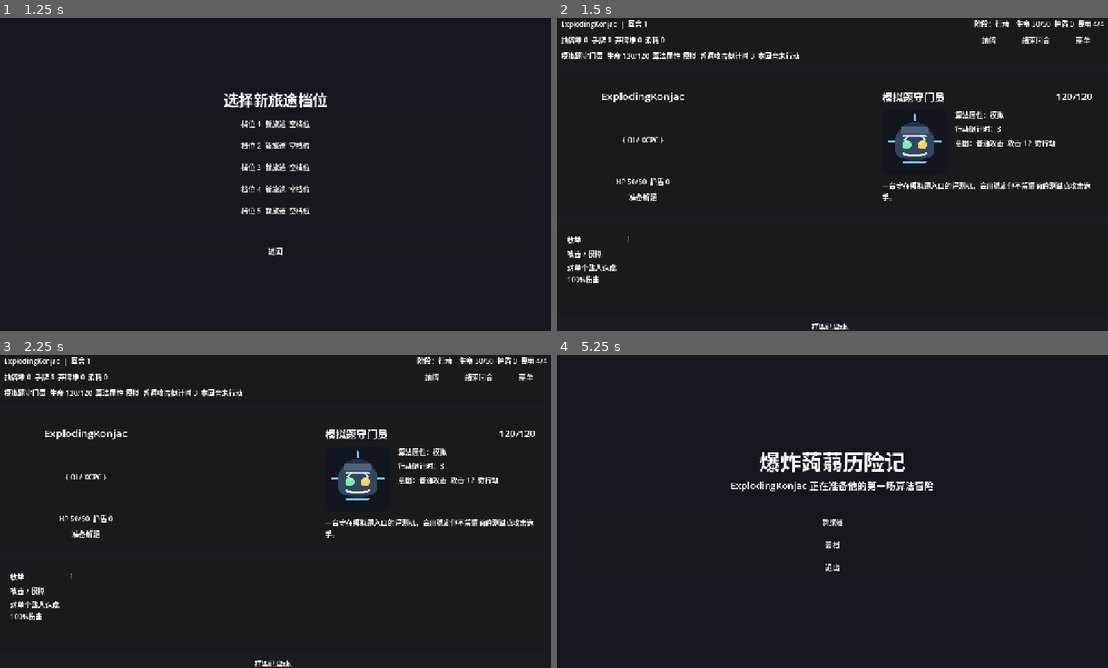
Above: before the commit, frames 1-4 (two rows, left to right).
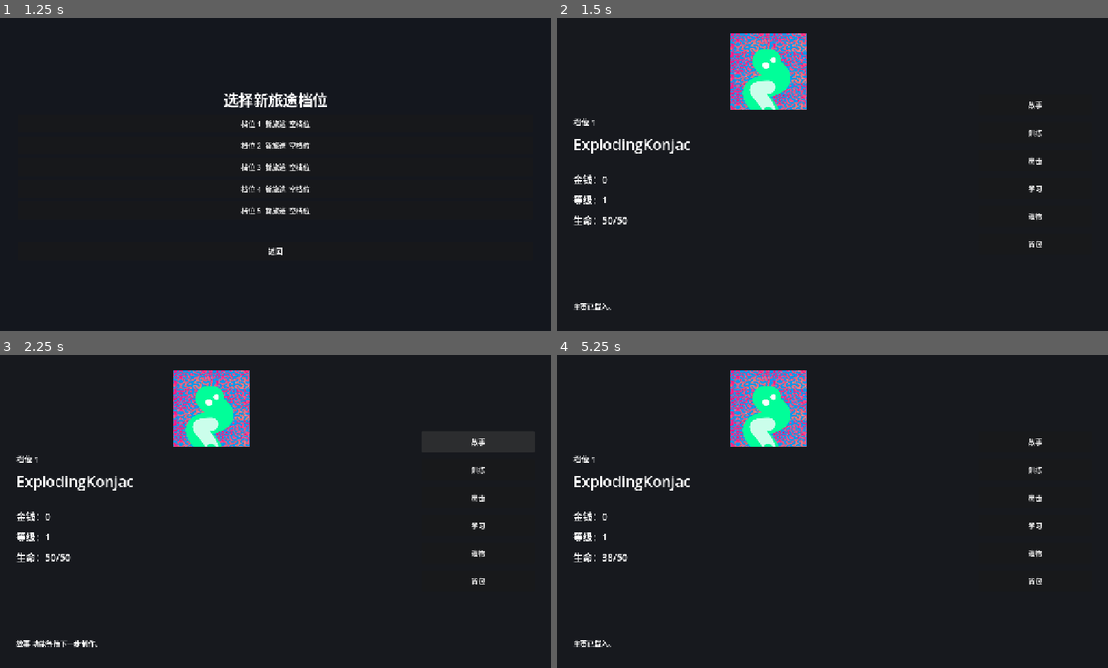
Above: after the commit, the same moments.

Repository: y38501148-max/EK-adventure
Game: Godot game, scene res://scenes/main/Main.tscn
Two runs of this game, one before a commit and one after it. Both use one fixed random seed, a clock stepped at 60 frames per second and the inputs below.
Inputs (mouse positions are in pixels of both pictures, inside the frame that each line leads up to):
- Up to frame 1 (1.25 s): click "新旅途" at 0.5 s
- Up to frame 2 (1.5 s): click "档位 1 新旅途 空档位" at 1.25 s
- Up to frame 3 (2.25 s): click (479, 442) at 2 s, where only the run after the commit has a clickable "故事"
- Up to frame 4 (5.25 s): click (1036, 470) at 2.75 s, where only the run after the commit has a clickable "训练"; click "抽牌" at 3.5 s; click "结束回合" at 4.25 s; click "菜单" at 5 s

Frame 1 is identical in both runs. In frame 2, 8.7% of the frame differs, in the area x 0-100%, y 0-100%; in frame 3, 8.8%; in frame 4, 6.2%.

Commit message:
Add home hub and targeted card drops

Diff:
--- a/scenes/game/GameRoot.tscn
+++ b/scenes/game/GameRoot.tscn
@@ -62,7 +62,13 @@
 layout_mode = 2
 size_flags_horizontal = 3
 
-[node name="MonsterView" parent="Root/EncounterArea/EncounterMargin/Battlefield" instance=ExtResource("4_monster_view")]
+[node name="EnemyArea" type="HBoxContainer" parent="Root/EncounterArea/EncounterMargin/Battlefield"]
+layout_mode = 2
+size_flags_horizontal = 3
+theme_override_constants/separation = 24
+alignment = 1
+
+[node name="MonsterView" parent="Root/EncounterArea/EncounterMargin/Battlefield/EnemyArea" instance=ExtResource("4_monster_view")]
 layout_mode = 2
 
 [node name="HandPanel" type="PanelContainer" parent="Root"]
--- /dev/null
+++ b/scenes/home/HomeRoot.tscn
@@ -0,0 +1,131 @@
+[gd_scene load_steps=3 format=3 uid="uid://home_root_exploding_konjac"]
+
+[ext_resource type="Script" path="res://scripts/ui/HomeRoot.gd" id="1_home_root"]
+[ext_resource type="Texture2D" path="res://image.png" id="2_avatar"]
+
+[node name="HomeRoot" type="Control"]
+layout_mode = 3
+anchors_preset = 15
+anchor_right = 1.0
+anchor_bottom = 1.0
+grow_horizontal = 2
+grow_vertical = 2
+script = ExtResource("1_home_root")
+
+[node name="Background" type="ColorRect" parent="."]
+layout_mode = 1
+anchors_preset = 15
+anchor_right = 1.0
+anchor_bottom = 1.0
+grow_horizontal = 2
+grow_vertical = 2
+color = Color(0.09, 0.1, 0.12, 1)
+
+[node name="Root" type="MarginContainer" parent="."]
+layout_mode = 1
+anchors_preset = 15
+anchor_right = 1.0
+anchor_bottom = 1.0
+grow_horizontal = 2
+grow_vertical = 2
+theme_override_constants/margin_left = 44
+theme_override_constants/margin_top = 36
+theme_override_constants/margin_right = 44
+theme_override_constants/margin_bottom = 36
+
+[node name="Columns" type="HBoxContainer" parent="Root"]
+layout_mode = 2
+theme_override_constants/separation = 36
+
+[node name="InfoColumn" type="VBoxContainer" parent="Root/Columns"]
+layout_mode = 2
+size_flags_horizontal = 3
+theme_override_constants/separation = 14
+
+[node name="Avatar" type="TextureRect" parent="Root/Columns/InfoColumn"]
+custom_minimum_size = Vector2(176, 176)
+layout_mode = 2
+texture = ExtResource("2_avatar")
+expand_mode = 1
+stretch_mode = 5
+
+[node name="SlotLabel" type="Label" parent="Root/Columns/InfoColumn" unique_name_in_owner=true]
+layout_mode = 2
+theme_override_font_sizes/font_size = 18
+text = "档位 1"
+
+[node name="HeroLabel" type="Label" parent="Root/Columns/InfoColumn" unique_name_in_owner=true]
+layout_mode = 2
+theme_override_font_sizes/font_size = 34
+text = "ExplodingKonjac"
+
+[node name="InfoSpacer" type="Control" parent="Root/Columns/InfoColumn"]
+custom_minimum_size = Vector2(0, 12)
+layout_mode = 2
+
+[node name="GoldLabel" type="Label" parent="Root/Columns/InfoColumn" unique_name_in_owner=true]
+layout_mode = 2
+theme_override_font_sizes/font_size = 22
+text = "金钱：0"
+
+[node name="LevelLabel" type="Label" parent="Root/Columns/InfoColumn" unique_name_in_owner=true]
+layout_mode = 2
+theme_override_font_sizes/font_size = 22
+text = "等级：1"
+
+[node name="HealthLabel" type="Label" parent="Root/Columns/InfoColumn" unique_name_in_owner=true]
+layout_mode = 2
+theme_override_font_sizes/font_size = 22
+text = "生命：50/50"
+
+[node name="Fill" type="Control" parent="Root/Columns/InfoColumn"]
+layout_mode = 2
+size_flags_vertical = 3
+
+[node name="StatusLabel" type="Label" parent="Root/Columns/InfoColumn" unique_name_in_owner=true]
+custom_minimum_size = Vector2(0, 32)
+layout_mode = 2
+text = "主页已载入。"
+
+[node name="ActionColumn" type="VBoxContainer" parent="Root/Columns"]
+custom_minimum_size = Vector2(260, 0)
+layout_mode = 2
+theme_override_constants/separation = 14
+alignment = 1
+
+[node name="StoryButton" type="Button" parent="Root/Columns/ActionColumn"]
+custom_minimum_size = Vector2(240, 50)
+layout_mode = 2
+text = "故事"
+
+[node name="TrainingButton" type="Button" parent="Root/Columns/ActionColumn"]
+custom_minimum_size = Vector2(240, 50)
+layout_mode = 2
+text = "训练"
+
+[node name="SortieButton" type="Button" parent="Root/Columns/ActionColumn"]
+custom_minimum_size = Vector2(240, 50)
+layout_mode = 2
+text = "出击"
+
+[node name="StudyButton" type="Button" parent="Root/Columns/ActionColumn"]
+custom_minimum_size = Vector2(240, 50)
+layout_mode = 2
+text = "学习"
+
+[node name="RelicButton" type="Button" parent="Root/Columns/ActionColumn"]
+custom_minimum_size = Vector2(240, 50)
+layout_mode = 2
+text = "遗物"
+
+[node name="BagButton" type="Button" parent="Root/Columns/ActionColumn"]
+custom_minimum_size = Vector2(240, 50)
+layout_mode = 2
+text = "背包"
+
+[connection signal="pressed" from="Root/Columns/ActionColumn/StoryButton" to="." method="_on_story_button_pressed"]
+[connection signal="pressed" from="Root/Columns/ActionColumn/TrainingButton" to="." method="_on_training_button_pressed"]
+[connection signal="pressed" from="Root/Columns/ActionColumn/SortieButton" to="." method="_on_sortie_button_pressed"]
+[connection signal="pressed" from="Root/Columns/ActionColumn/StudyButton" to="." method="_on_study_button_pressed"]
+[connection signal="pressed" from="Root/Columns/ActionColumn/RelicButton" to="." method="_on_relic_button_pressed"]
+[connection signal="pressed" from="Root/Columns/ActionColumn/BagButton" to="." method="_on_bag_button_pressed"]
--- a/scripts/app/SaveManager.gd
+++ b/scripts/app/SaveManager.gd
@@ -49,7 +49,11 @@
 	return {
 		"slot": slot,
 		"has_save": true,
-		"title": "档位 %d  回合 %d" % [slot, int(state.get("turn", 0))],
+		"title": "档位 %d  等级 %d  金钱 %d" % [
+			slot,
+			int(state.get("level", 1)),
+			int(state.get("gold", 0))
+		],
 		"detail": "%s  生命 %d/%d  %s" % [
 			str(envelope.get("saved_at_text", "")),
 			int(state.get("player_health", 0)),
--- a/scripts/data/CardEffect.gd
+++ b/scripts/data/CardEffect.gd
@@ -4,8 +4,8 @@
 @export var id: StringName
 @export_multiline var rules_text: String = ""
 
-func can_apply(_state: Variant, _source_id: int, _targets: Array[int]) -> bool:
+func can_apply(_state: Variant, _source_id: int, _targets: Array) -> bool:
 	return true
 
-func apply(_state: Variant, _source_id: int, _targets: Array[int]) -> void:
+func apply(_state: Variant, _source_id: int, _targets: Array) -> void:
 	pass
--- a/scripts/data/RunConfig.gd
+++ b/scripts/data/RunConfig.gd
@@ -7,7 +7,11 @@
 @export var starting_energy: int = 4
 @export var base_attack: int = 15
 @export var base_block: int = 10
+@export var starting_gold: int = 0
+@export var starting_level: int = 1
 @export var starting_deck: Array[Resource] = []
+@export var encounter_id: StringName = &"default"
+@export var victory_gold_reward: int = 0
 @export var enemy_name: String = "样例评测机"
 @export var enemy_health: int = 120
 @export var enemy_algorithm_attribute: StringName = &"模拟"
--- a/scripts/game/GameRoot.gd
+++ b/scripts/game/GameRoot.gd
@@ -11,18 +11,20 @@
 
 @onready var hud := $Root/Hud
 @onready var player_view := $Root/EncounterArea/EncounterMargin/Battlefield/PlayerView
-@onready var monster_view := $Root/EncounterArea/EncounterMargin/Battlefield/MonsterView
+@onready var monster_view := $Root/EncounterArea/EncounterMargin/Battlefield/EnemyArea/MonsterView
 @onready var hand_view := $Root/HandPanel/HandMargin/HandView
 @onready var log_label: Label = $Root/LogLabel
 
 var state := GameStateScript.new()
 var save_slot: int = 1
 var pending_snapshot: Dictionary = {}
+var pending_encounter_id: StringName = &"training_test"
 var autosave_enabled: bool = false
 
-func configure(slot: int, snapshot: Dictionary = {}) -> void:
+func configure(slot: int, snapshot: Dictionary = {}, encounter_id: StringName = &"training_test") -> void:
 	save_slot = clampi(slot, 1, SaveManager.SLOT_COUNT)
 	pending_snapshot = snapshot
+	pending_encounter_id = encounter_id
 
 func _ready() -> void:
 	state.state_changed.connect(_on_state_changed)
@@ -31,16 +33,21 @@
 	hud.end_turn_requested.connect(_on_end_turn_requested)
 	hud.return_to_menu_requested.connect(_on_return_to_menu_requested)
 	hand_view.card_selected.connect(_on_card_selected)
+	monster_view.card_dropped_on_enemy.connect(_on_card_dropped_on_enemy)
 
-	state.setup(_build_placeholder_config())
-	if pending_snapshot.is_empty():
+	if pending_encounter_id == &"resume" and not pending_snapshot.is_empty():
+		state.apply_snapshot(pending_snapshot)
+	else:
+		state.setup(_build_placeholder_config())
+		_apply_profile_from_snapshot(pending_snapshot)
 		state.begin_turn()
-	else:
-		state.apply_snapshot(pending_snapshot)
 	autosave_enabled = true
 	_on_state_changed()
 
 func _on_state_changed() -> void:
+	var reward := state.claim_victory_reward()
+	if reward > 0:
+		state.last_event_log += " 获得 %d 金钱。" % reward
 	hud.render(state)
 	player_view.render(state)
 	monster_view.render(state)
@@ -63,10 +70,19 @@
 		state.begin_turn()
 
 func _on_card_selected(card_id: int) -> void:
+	if state.card_requires_target(card_id):
+		_append_log("攻击牌需要拖动到敌人图片上释放。")
+		return
 	if state.play_card(card_id):
 		_append_log(state.last_event_log)
 	else:
 		_append_log("现在还不能打出卡牌 #%d。" % card_id)
+
+func _on_card_dropped_on_enemy(card_id: int, enemy_id: int) -> void:
+	if state.play_card(card_id, [enemy_id]):
+		_append_log(state.last_event_log)
+	else:
+		_append_log("现在还不能对敌人 #%d 打出卡牌 #%d。" % [enemy_id, card_id])
 
 func _on_return_to_menu_requested() -> void:
 	return_to_menu_requested.emit()
@@ -82,6 +98,10 @@
 	config.starting_energy = 4
 	config.base_attack = 15
 	config.base_block = 10
+	config.starting_gold = int(pending_snapshot.get("gold", 0))
+	config.starting_level = int(pending_snapshot.get("level", 1))
+	config.encounter_id = pending_encounter_id
+	config.victory_gold_reward = 100 if pending_encounter_id == &"training_test" else 0
 	var monster := MonsterMarkdownLoaderScript.load_first_monster()
 	config.enemy_name = monster.title
 	config.enemy_health = monster.max_health
@@ -111,3 +131,9 @@
 	card.damage_percent = 100
 	card.description = "对单个敌人造成100%伤害"
 	return card
+
+func _apply_profile_from_snapshot(snapshot: Dictionary) -> void:
+	if snapshot.is_empty():
+		return
+	state.player_gold = int(snapshot.get("gold", state.player_gold))
+	state.player_level = int(snapshot.get("level", state.player_level))
--- a/scripts/game/GameState.gd
+++ b/scripts/game/GameState.gd
@@ -30,6 +30,8 @@
 var max_energy: int = BASE_ENERGY_PER_TURN
 var base_attack: int = BASE_ATTACK
 var base_block: int = BASE_BLOCK
+var player_gold: int = 0
+var player_level: int = 1
 var hand_limit: int = HAND_LIMIT
 var draw_per_turn: int = DRAW_PER_TURN
 var is_cheating: bool = false
@@ -49,6 +51,9 @@
 var enemy_action_index: int = 0
 var enemy_description: String = ""
 var enemy_acted_this_turn: bool = false
+var encounter_id: StringName = &"default"
+var victory_gold_reward: int = 0
+var victory_reward_claimed: bool = false
 var last_event_log: String = ""
 var next_card_id: int = 1
 var draw_pile: Array = []
@@ -64,6 +69,8 @@
 	player_energy = max_energy
 	base_attack = config.base_attack
 	base_block = config.base_block
+	player_gold = config.starting_gold
+	player_level = max(1, config.starting_level)
 	hand_limit = HAND_LIMIT
 	draw_per_turn = DRAW_PER_TURN
 	player_block = 0
@@ -82,6 +89,9 @@
 	enemy_action_index = 0
 	enemy_description = config.enemy_description
 	enemy_acted_this_turn = false
+	encounter_id = config.encounter_id
+	victory_gold_reward = max(0, config.victory_gold_reward)
+	victory_reward_claimed = false
 	_prepare_enemy_action()
 	last_event_log = "战斗开始。"
 	rng.seed = seed
@@ -147,13 +157,19 @@
 		card.zone = &"hand"
 		hand.append(card)
 
-func can_play_card(card_id: int) -> bool:
+func can_play_card(card_id: int, targets: Array = []) -> bool:
 	var card: Variant = get_hand_card(card_id)
-	return card != null and phase == Phase.MAIN and not _is_combat_over() and player_energy >= effective_card_cost(card)
-
-func play_card(card_id: int, targets: Array[int] = []) -> bool:
+	return (
+		card != null
+		and phase == Phase.MAIN
+		and not _is_combat_over()
+		and player_energy >= effective_card_cost(card)
+		and _has_required_targets(card, targets)
+	)
+
+func play_card(card_id: int, targets: Array = []) -> bool:
 	var card: Variant = get_hand_card(card_id)
-	if card == null or not can_play_card(card_id):
+	if card == null or not can_play_card(card_id, targets):
 		return false
 
 	player_energy -= effective_card_cost(card)
@@ -176,6 +192,16 @@
 		if card.runtime_id == card_id:
 			return card
 	return null
+
+func card_requires_target(card_id: int) -> bool:
+	return _card_requires_target(get_hand_card(card_id))
+
+func claim_victory_reward() -> int:
+	if not has_won or victory_reward_claimed or victory_gold_reward <= 0:
+		return 0
+	victory_reward_claimed = true
+	player_gold += victory_gold_reward
+	return victory_gold_reward
 
 func to_snapshot() -> Dictionary:
 	return {
@@ -186,6 +212,8 @@
 		"player_health": player_health,
 		"player_block": player_block,
 		"player_energy": player_energy,
+		"gold": player_gold,
+		"level": player_level,
 		"hand_limit": hand_limit,
 		"is_cheating": is_cheating,
 		"has_lost": has_lost,
@@ -200,6 +228,9 @@
 		"enemy_actions": enemy_actions,
 		"enemy_action_index": enemy_action_index,
 		"enemy_description": enemy_description,
+		"encounter_id": str(encounter_id),
+		"victory_gold_reward": victory_gold_reward,
+		"victory_reward_claimed": victory_reward_claimed,
 		"next_card_id": next_card_id,
 		"last_event_log": last_event_log,
 		"draw_pile": _cards_to_snapshot(draw_pile),
@@ -216,6 +247,8 @@
 	player_health = int(snapshot.get("player_health", player_health))
 	player_block = int(snapshot.get("player_block", player_block))
 	player_energy = int(snapshot.get("player_energy", player_energy))
+	player_gold = int(snapshot.get("gold", player_gold))
+	player_level = int(snapshot.get("level", player_level))
 	hand_limit = int(snapshot.get("hand_limit", hand_limit))
 	is_cheating = bool(snapshot.get("is_cheating", is_cheating))
 	has_lost = bool(snapshot.get("has_lost", has_lost))
@@ -231,6 +264,9 @@
 	enemy_actions = _normalize_actions(snapshot.get("enemy_actions", enemy_actions))
 	enemy_action_index = int(snapshot.get("enemy_action_index", enemy_action_index))
 	enemy_description = str(snapshot.get("enemy_description", enemy_description))
+	encounter_id = StringName(str(snapshot.get("encounter_id", encounter_id)))
+	victory_gold_reward = int(snapshot.get("victory_gold_reward", victory_gold_reward))
+	victory_reward_claimed = bool(snapshot.get("victory_reward_claimed", victory_reward_claimed))
 	next_card_id = int(snapshot.get("next_card_id", next_card_id))
 	last_event_log = str(snapshot.get("last_event_log", last_event_log))
 	draw_pile = _cards_from_snapshot(snapshot.get("draw_pile", []), &"draw_pile")
@@ -330,7 +366,7 @@
 			normalized.append(action)
 	return normalized
 
-func _resolve_card(card: Variant, _targets: Array[int]) -> void:
+func _resolve_card(card: Variant, _targets: Array) -> void:
 	match card.definition.card_type:
 		CardDefinitionScript.CardType.ATTACK:
 			_attack_enemy(card)
@@ -436,6 +472,23 @@
 		return false
 	return card.definition.tags.has(tag)
 
+func _card_requires_target(card: Variant) -> bool:
+	return (
+		card != null
+		and card.definition != null
+		and card.definition.card_type == CardDefinitionScript.CardType.ATTACK
+	)
+
+func _has_required_targets(card: Variant, targets: Array) -> bool:
+	if not _card_requires_target(card):
+		return true
+	if targets.is_empty():
+		return false
+	for target_id in targets:
+		if int(target_id) < 0:
+			return false
+	return true
+
 func _shuffle_draw_pile() -> void:
 	if draw_pile.size() < 2:
 		return
--- a/scripts/ui/CardView.gd
+++ b/scripts/ui/CardView.gd
@@ -27,9 +27,38 @@
 	description_label.text = card.definition.description
 
 func _gui_input(event: InputEvent) -> void:
-	if event is InputEventMouseButton and event.pressed and event.button_index == MOUSE_BUTTON_LEFT:
+	if event is InputEventMouseButton and not event.pressed and event.button_index == MOUSE_BUTTON_LEFT:
 		if instance != null:
 			card_selected.emit(instance.runtime_id)
+
+func _get_drag_data(_at_position: Vector2) -> Variant:
+	if instance == null:
+		return null
+
+	set_drag_preview(_build_drag_preview())
+	return {
+		"kind": "card",
+		"card_id": instance.runtime_id
+	}
+
+func _build_drag_preview() -> Control:
+	var preview := PanelContainer.new()
+	preview.custom_minimum_size = Vector2(150, 64)
+
+	var margin := MarginContainer.new()
+	margin.add_theme_constant_override("margin_left", 10)
+	margin.add_theme_constant_override("margin_top", 8)
+	margin.add_theme_constant_override("margin_right", 10)
+	margin.add_theme_constant_override("margin_bottom", 8)
+	preview.add_child(margin)
+
+	var label := Label.new()
+	label.text = instance.definition.title if instance != null and instance.definition != null else "卡牌"
+	label.horizontal_alignment = HORIZONTAL_ALIGNMENT_CENTER
+	label.vertical_alignment = VERTICAL_ALIGNMENT_CENTER
+	label.autowrap_mode = TextServer.AUTOWRAP_WORD_SMART
+	margin.add_child(label)
+	return preview
 
 func _type_text(card_type: int, algorithm_attribute: StringName) -> String:
 	var base_type := ""
--- /dev/null
+++ b/scripts/ui/HomeRoot.gd
@@ -0,0 +1,60 @@
+extends Control
+class_name HomeRoot
+
+signal training_test_requested
+
+@onready var slot_label: Label = $Root/Columns/InfoColumn/SlotLabel
+@onready var hero_label: Label = $Root/Columns/InfoColumn/HeroLabel
+@onready var gold_label: Label = $Root/Columns/InfoColumn/GoldLabel
+@onready var level_label: Label = $Root/Columns/InfoColumn/LevelLabel
+@onready var health_label: Label = $Root/Columns/InfoColumn/HealthLabel
+@onready var status_label: Label = $Root/Columns/InfoColumn/StatusLabel
+
+var save_slot: int = 1
+var snapshot: Dictionary = {}
+
+func configure(slot: int, state_snapshot: Dictionary = {}) -> void:
+	save_slot = clampi(slot, 1, SaveManager.SLOT_COUNT)
+	snapshot = state_snapshot
+	if is_inside_tree():
+		_refresh()
+
+func _ready() -> void:
+	_refresh()
+
+func _refresh() -> void:
+	slot_label.text = "档位 %d" % save_slot
+	hero_label.text = Settings.HERO_NAME
+	gold_label.text = "金钱：%d" % int(snapshot.get("gold", 0))
+	level_label.text = "等级：%d" % int(snapshot.get("level", 1))
+	health_label.text = "生命：%d/%d" % [
+		int(snapshot.get("player_health", 50)),
+		int(snapshot.get("player_max_health", 50))
+	]
+	status_label.text = "主页已载入。"
+
+func update_snapshot(state_snapshot: Dictionary) -> void:
+	snapshot = state_snapshot
+	_refresh()
+
+func _on_training_button_pressed() -> void:
+	status_label.text = "训练副本 Test：1 节点 / A+B Problem。"
+	training_test_requested.emit()
+
+func _on_sortie_button_pressed() -> void:
+	_set_pending_status("出击")
+
+func _on_story_button_pressed() -> void:
+	_set_pending_status("故事")
+
+func _on_study_button_pressed() -> void:
+	_set_pending_status("学习")
+
+func _on_relic_button_pressed() -> void:
+	_set_pending_status("遗物")
+
+func _on_bag_button_pressed() -> void:
+	_set_pending_status("背包")
+
+func _set_pending_status(feature_name: String) -> void:
+	status_label.text = "%s 功能等待下一步制作。" % feature_name
--- a/scripts/ui/Main.gd
+++ b/scripts/ui/Main.gd
@@ -1,6 +1,7 @@
 extends Control
 
 const GAME_ROOT_SCENE := preload("res://scenes/game/GameRoot.tscn")
+const HOME_ROOT_SCENE := preload("res://scenes/home/HomeRoot.tscn")
 
 @onready var menu_panel: VBoxContainer = $Root/MenuPanel
 @onready var slot_panel: VBoxContainer = $Root/SlotPanel
@@ -10,8 +11,11 @@
 @onready var game_mount: Control = $GameMount
 @onready var subtitle_label: Label = $Root/MenuPanel/SubtitleLabel
 
+var home_root: Node
 var game_root: Node
 var slot_mode: StringName = &"new"
+var current_slot: int = 1
+var current_snapshot: Dictionary = {}
 
 func _ready() -> void:
 	Settings.apply_defaults()
@@ -80,11 +84,32 @@
 
 	menu_panel.hide()
 	slot_panel.hide()
+	current_slot = slot
+	current_snapshot = snapshot
+	_show_home(slot, snapshot)
+
+func _show_home(slot: int, snapshot: Dictionary = {}) -> void:
 	if game_root != null:
 		game_root.queue_free()
+		game_root = null
+	if home_root != null:
+		home_root.queue_free()
+		home_root = null
+	home_root = HOME_ROOT_SCENE.instantiate()
+	if home_root.has_method("configure"):
+		home_root.configure(slot, snapshot)
+	game_mount.add_child(home_root)
+	home_root.connect("training_test_requested", _on_training_test_requested)
+
+func _on_training_test_requested() -> void:
+	if home_root != null:
+		home_root.hide()
+	if game_root != null:
+		game_root.queue_free()
+		game_root = null
 	game_root = GAME_ROOT_SCENE.instantiate()
 	if game_root.has_method("configure"):
-		game_root.configure(slot, snapshot)
+		game_root.configure(current_slot, current_snapshot, &"training_test")
 	game_mount.add_child(game_root)
 	game_root.connect("return_to_menu_requested", _on_return_to_menu_requested)
 
@@ -92,6 +117,12 @@
 	if game_root != null:
 		game_root.queue_free()
 		game_root = null
-	menu_panel.show()
-	slot_panel.hide()
+	var envelope := SaveManager.load_snapshot(current_slot)
+	current_snapshot = envelope.get("state", current_snapshot)
+	if home_root != null:
+		if home_root.has_method("update_snapshot"):
+			home_root.update_snapshot(current_snapshot)
+		home_root.show()
+	else:
+		_show_home(current_slot, current_snapshot)
 	_refresh_slot_buttons()
--- a/scripts/ui/MonsterView.gd
+++ b/scripts/ui/MonsterView.gd
@@ -1,5 +1,7 @@
 extends PanelContainer
 class_name MonsterView
+
+signal card_dropped_on_enemy(card_id: int, enemy_id: int)
 
 @onready var name_label: Label = $Margin/Rows/Header/NameLabel
 @onready var hp_label: Label = $Margin/Rows/Header/HpLabel
@@ -7,6 +9,11 @@
 @onready var countdown_label: Label = $Margin/Rows/Body/InfoColumn/CountdownLabel
 @onready var intent_label: Label = $Margin/Rows/Body/InfoColumn/IntentLabel
 @onready var description_label: Label = $Margin/Rows/DescriptionLabel
+
+var enemy_id: int = 0
+
+func _ready() -> void:
+	mouse_filter = Control.MOUSE_FILTER_STOP
 
 func render(state: Variant) -> void:
 	name_label.text = state.enemy_name
@@ -19,3 +26,16 @@
 		"已行动" if state.enemy_acted_this_turn else "待行动"
 	]
 	description_label.text = state.enemy_description
+
+func _can_drop_data(_at_position: Vector2, data: Variant) -> bool:
+	var can_drop: bool = data is Dictionary and data.get("kind", "") == "card" and data.has("card_id")
+	modulate = Color(1.1, 1.1, 1.1, 1.0) if can_drop else Color.WHITE
+	return can_drop
+
+func _drop_data(_at_position: Vector2, data: Variant) -> void:
+	modulate = Color.WHITE
+	card_dropped_on_enemy.emit(int(data.get("card_id", -1)), enemy_id)
+
+func _notification(what: int) -> void:
+	if what == NOTIFICATION_DRAG_END:
+		modulate = Color.WHITE
--- a/tests/battle_smoke.gd
+++ b/tests/battle_smoke.gd
@@ -20,6 +20,7 @@
 	_expect(enumerate_card.algorithm_attribute == &"模拟", "枚举算法属性应为模拟")
 	_expect(enumerate_card.damage_percent == 100, "枚举应造成 100% 伤害")
 	_test_monster_loader()
+	_test_victory_reward(enumerate_card)
 
 	var state: Variant = _build_state(enumerate_card)
 	state.begin_turn()
@@ -27,12 +28,15 @@
 	_expect(state.max_energy == 4 and state.player_energy == 4, "每回合费用应为 4")
 	_expect(state.hand.size() == 5, "测试牌组应抽到 5 张枚举")
 
-	state.play_card(state.hand[0].runtime_id)
+	var first_attack_id: int = state.hand[0].runtime_id
+	_expect(not state.can_play_card(first_attack_id), "攻击牌没有目标时不应可打出")
+	_expect(not state.play_card(first_attack_id), "攻击牌没有目标时不应被打出")
+	state.play_card(first_attack_id, [0])
 	_expect(state.enemy_health == 90, "模拟弱点应让 15 点基础伤害翻倍为 30")
 	_expect(state.enemy_action_countdown == 2, "每出一张牌，怪物倒计时 -1")
 
-	state.play_card(state.hand[0].runtime_id)
-	state.play_card(state.hand[0].runtime_id)
+	state.play_card(state.hand[0].runtime_id, [0])
+	state.play_card(state.hand[0].runtime_id, [0])
 	_expect(state.enemy_health == 30, "三张枚举后怪物应剩 30 血")
 	_expect(state.enemy_acted_this_turn, "倒计时归 0 时怪物应立刻行动")
 	_expect(state.player_health == 38, "怪物行动应造成 12 点伤害")
@@ -46,7 +50,7 @@
 	cheat_state.begin_turn()
 	cheat_state.player_health = 1
 	cheat_state.enemy_action_countdown = 1
-	cheat_state.play_card(cheat_state.hand[0].runtime_id)
+	cheat_state.play_card(cheat_state.hand[0].runtime_id, [0])
 	_expect(cheat_state.is_cheating, "生命归 0 应进入骗分状态")
 	_expect(not cheat_state.has_lost, "第一次归 0 不应立刻失败")
 	_expect(cheat_state.effective_card_cost(cheat_state.hand[0]) == 2, "骗分状态下所有卡费用 +1")
@@ -133,6 +137,34 @@
 		_expect(state.enemy_action_name == "WA", "第二个意图应为 WA")
 		_expect(state.enemy_action_countdown == 7, "WA 倒计时应为 7")
 		_expect(state.enemy_attack == 6, "WA 伤害应为基础攻击 3 的 200%")
+
+func _test_victory_reward(card: Resource) -> void:
+	var config: Resource = RunConfigScript.new()
+	config.seed = 2
+	config.starting_health = 50
+	config.starting_energy = 4
+	config.base_attack = 15
+	config.base_block = 10
+	config.starting_gold = 0
+	config.starting_level = 1
+	config.encounter_id = &"training_test"
+	config.victory_gold_reward = 100
+	config.enemy_name = "A+B Problem"
+	config.enemy_health = 30
+	config.enemy_algorithm_attribute = &"模拟"
+	config.enemy_action_countdown = 3
+	config.enemy_attack = 3
+	var deck: Array[Resource] = [card]
+	config.starting_deck = deck
+
+	var state: Variant = GameStateScript.new()
+	state.setup(config)
+	state.begin_turn()
+	state.play_card(state.hand[0].runtime_id, [0])
+	_expect(state.has_won, "训练 Test 击败 A+B Problem 后应胜利")
+	_expect(state.claim_victory_reward() == 100, "训练 Test 胜利后应获得 100 金钱")
+	_expect(state.player_gold == 100, "金钱应累计到角色状态")
+	_expect(state.claim_victory_reward() == 0, "胜利奖励不应重复领取")
 
 func _load_enumerate_card() -> Resource:
 	for card in CardMarkdownLoaderScript.load_all_cards():
Not shown, changed: .gitignore
Not shown, added: ERRORS.md
